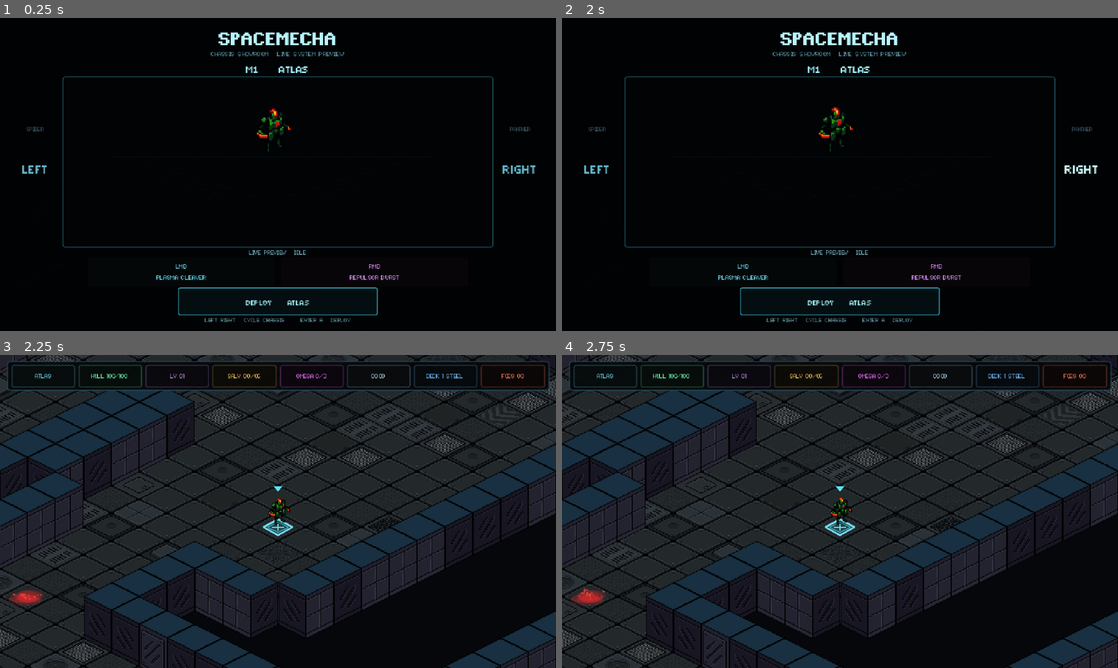
Above: before the commit, frames 1-4 (two rows, left to right).
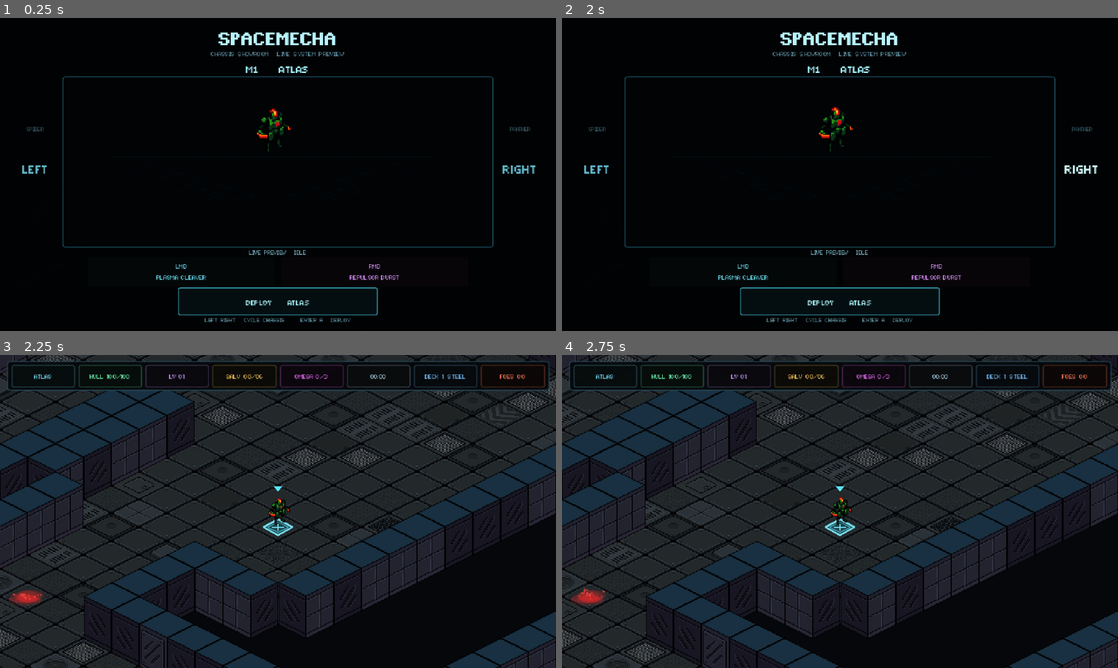
Above: after the commit, the same moments.

Repository: Tekknobot/spacehaul
Game: Godot game, scene res://Scenes/main.tscn
The game is run twice, just before and just after one commit, with the same random seed, the same clock (stepped at 60 frames per second) and the same inputs.
Inputs:
- Up to frame 1 (0.25 s): no input
- Up to frame 2 (2 s): click "LEFT" at 0.5 s; click "RIGHT" at 1.25 s
- Up to frame 3 (2.25 s): click "DEPLOY ATLAS" at 2 s
- Up to frame 4 (2.75 s): no input

Frames 1-2 are identical in both runs. In frame 3, 0.5% of the frame differs, in the area x 6-95%, y 6-8%; in frame 4, 0.5%.

Commit message:
Lower left banner.

Diff:
--- a/Scripts/test_world.gd
+++ b/Scripts/test_world.gd
@@ -67,6 +67,8 @@
 var _hud_time: Label
 var _hud_deck: Label
 var _hud_hostiles: Label
+var _event_feed: Label
+var _event_feed_tween: Tween
 var _damage_overlay: ColorRect
 var _damage_material: ShaderMaterial
 var _damage_intensity := 0.0
@@ -114,6 +116,7 @@
 	deck_banner.hide()
 	deck_banner.z_index = 1100
 	_build_compact_hud()
+	_build_event_feed()
 	_build_omega_guidance()
 	_build_damage_overlay()
 	_build_deck_transition_overlay()
@@ -244,7 +247,7 @@
 	if enemy_manager != null and enemy_manager.has_method("notify_omega_core_collected"):
 		enemy_manager.notify_omega_core_collected()
 	_update_hud()
-	_show_banner("OMEGA CORE ACQUIRED", 0.82)
+	_show_banner("OMEGA CORE ACQUIRED", 2.82)
 	call_deferred("_try_open_omega_mutation")
 
 func _try_open_omega_mutation() -> void:
@@ -259,7 +262,7 @@
 		return
 	if not active.can_accept_omega_mutation():
 		_omega_core_stored = false
-		_show_banner("OMEGA ARSENAL COMPLETE", 0.95)
+		_show_banner("OMEGA ARSENAL COMPLETE", 2.95)
 		return
 	_present_omega_choices()
 
@@ -303,6 +306,10 @@
 func _on_omega_primary_mode_changed(enabled: bool, display_name: String) -> void:
 	SFX.play_ui(self, "level", -13.5, 1.08 if enabled else 0.92)
 	_update_hud()
+	if enabled:
+		_show_banner("OMEGA MODE   %s" % display_name, 2.70)
+	else:
+		_show_banner("PRIMARY MODE   STANDARD", 2.70)
 
 func _on_hull_changed(current_hull: int, max_hull: int) -> void:
 	if _last_hull >= 0 and current_hull < _last_hull:
@@ -311,6 +318,7 @@
 	if ratio <= 0.30 and not _low_hull_warned and current_hull > 0:
 		_low_hull_warned = true
 		SFX.play(self, "warning", -7.0, 0.92)
+		_show_banner("HULL CRITICAL   %d/%d" % [current_hull, max_hull], 2.10)
 	elif ratio > 0.42:
 		_low_hull_warned = false
 	_last_hull = current_hull
@@ -976,7 +984,7 @@
 	enemy_manager.set_spawning_enabled(false)
 	get_tree().paused = true
 	active.begin_deck_transition()
-	_show_banner("DECK TRANSFER", 0.62)
+	_show_banner("DECK TRANSFER", 2.62)
 	SFX.play_ui(self, "boost", -12.5, 0.72)
 
 	var out_tween := create_tween()
@@ -1005,7 +1013,7 @@
 
 	_set_deck_transition_overlay_amount(0.92)
 	SFX.play_ui(self, "boost", -14.0, 1.12)
-	_show_banner("DECK %d   %s" % [_deck_number, deck.get_deck_palette_name(_deck_number)], 0.95)
+	_show_banner("DECK %d   %s" % [_deck_number, deck.get_deck_palette_name(_deck_number)], 2.95)
 
 	var in_tween := create_tween()
 	in_tween.set_pause_mode(Tween.TWEEN_PAUSE_PROCESS)
@@ -1283,10 +1291,38 @@
 	_hud_level = _make_stat_cell(row, Color(0.80, 0.62, 1.0, 1.0))
 	_hud_salvage = _make_stat_cell(row, Color(1.0, 0.80, 0.38, 1.0))
 	_hud_omega = _make_stat_cell(row, Color(0.96, 0.44, 1.0, 1.0))
-	_hud_omega.add_theme_font_size_override("font_size", 10)
+	_hud_omega.add_theme_font_size_override("font_size", 11)
 	_hud_time = _make_stat_cell(row, Color(0.72, 0.88, 0.96, 1.0))
 	_hud_deck = _make_stat_cell(row, Color(0.47, 0.76, 1.0, 1.0))
 	_hud_hostiles = _make_stat_cell(row, Color(1.0, 0.48, 0.34, 1.0))
+
+func _build_event_feed() -> void:
+	# Lightweight replacement for the old centered banner panel. Important run
+	# events appear as plain white text in the lower-left, then quietly fade away.
+	_event_feed = Label.new()
+	_event_feed.name = "EventFeed"
+	_event_feed.anchor_left = 0.0
+	_event_feed.anchor_top = 1.0
+	_event_feed.anchor_right = 0.0
+	_event_feed.anchor_bottom = 1.0
+	_event_feed.offset_left = 14.0
+	_event_feed.offset_top = -92.0
+	_event_feed.offset_right = 560.0
+	_event_feed.offset_bottom = -18.0
+	_event_feed.mouse_filter = Control.MOUSE_FILTER_IGNORE
+	_event_feed.process_mode = Node.PROCESS_MODE_ALWAYS
+	_event_feed.horizontal_alignment = HORIZONTAL_ALIGNMENT_LEFT
+	_event_feed.vertical_alignment = VERTICAL_ALIGNMENT_BOTTOM
+	_event_feed.autowrap_mode = TextServer.AUTOWRAP_WORD_SMART
+	_event_feed.add_theme_font_override("font", load("res://Fonts/mago1.ttf") as Font)
+	_event_feed.add_theme_font_size_override("font_size", 16)
+	_event_feed.add_theme_color_override("font_color", Color.WHITE)
+	_event_feed.add_theme_color_override("font_outline_color", Color(0.0, 0.0, 0.0, 0.92))
+	_event_feed.add_theme_constant_override("outline_size", 2)
+	_event_feed.modulate.a = 0.0
+	_event_feed.hide()
+	hud.add_child(_event_feed)
+
 
 func _make_stat_cell(row: HBoxContainer, color: Color) -> Label:
 	var panel := PanelContainer.new()
@@ -1311,7 +1347,7 @@
 	label.horizontal_alignment = HORIZONTAL_ALIGNMENT_CENTER
 	label.vertical_alignment = VERTICAL_ALIGNMENT_CENTER
 	label.add_theme_font_override("font", load("res://Fonts/mago1.ttf") as Font)
-	label.add_theme_font_size_override("font_size", 10)
+	label.add_theme_font_size_override("font_size", 11)
 	label.add_theme_color_override("font_color", color)
 	panel.add_child(label)
 	return label
@@ -1320,6 +1356,12 @@
 	_hud_visible = value
 	if _top_hud != null:
 		_top_hud.visible = value
+	if not value and _event_feed != null:
+		if _event_feed_tween != null and _event_feed_tween.is_valid():
+			_event_feed_tween.kill()
+		_event_feed_tween = null
+		_event_feed.modulate.a = 0.0
+		_event_feed.hide()
 
 func _build_damage_overlay() -> void:
 	_damage_overlay = ColorRect.new()
@@ -1492,16 +1534,31 @@
 		config.save(path)
 	return best
 
-func _show_banner(_message: String, _hold_time: float = 0.8) -> void:
-	# Transient gameplay banners are intentionally disabled. The compact HUD and
-	# dedicated interactive panels now carry all progression/state information,
-	# keeping combat and OMEGA cycling visually uninterrupted.
+func _show_banner(message: String, hold_time: float = 2.8) -> void:
+	# Former centered banner messages now use the lower-left event feed. New events
+	# replace the current line instead of stacking, which keeps combat readable.
+	if deck_banner != null:
+		deck_banner.modulate.a = 0.0
+		deck_banner.hide()
 	if _banner_tween != null and _banner_tween.is_valid():
 		_banner_tween.kill()
 	_banner_tween = null
-	if deck_banner != null:
-		deck_banner.modulate.a = 0.0
-		deck_banner.hide()
+
+	if _event_feed == null or not _hud_visible or message.strip_edges().is_empty():
+		return
+
+	if _event_feed_tween != null and _event_feed_tween.is_valid():
+		_event_feed_tween.kill()
+
+	_event_feed.text = message
+	_event_feed.modulate.a = 1.0
+	_event_feed.show()
+
+	_event_feed_tween = create_tween()
+	_event_feed_tween.set_pause_mode(Tween.TWEEN_PAUSE_PROCESS)
+	_event_feed_tween.tween_interval(maxf(0.35, hold_time))
+	_event_feed_tween.tween_property(_event_feed, "modulate:a", 0.0, 0.38)
+	_event_feed_tween.tween_callback(_event_feed.hide)
 
 func _build_upgrade_overlay() -> void:
 	_upgrade_overlay = CenterContainer.new()
@@ -1696,7 +1753,7 @@
 	var status := "OMEGA ACQUIRED %d/%d   %s" % [acquired, capacity, active.get_legendary_mutation_display_name()]
 	if active.has_all_omega_mutations():
 		status = "OMEGA ARSENAL COMPLETE   %s" % active.get_legendary_mutation_display_name()
-	_show_banner("%s\nMOUSE WHEEL   CYCLE STANDARD / OMEGA" % status, 1.35)
+	_show_banner("%s\nMOUSE WHEEL   CYCLE STANDARD / OMEGA" % status, 2.35)
 	_update_hud()
 	call_deferred("_check_level_up")
 
